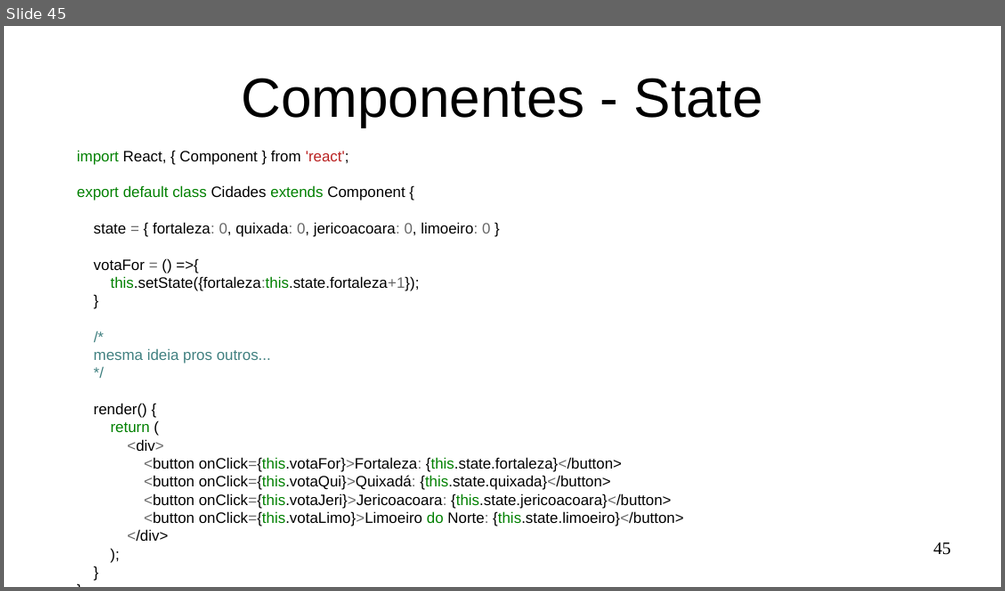
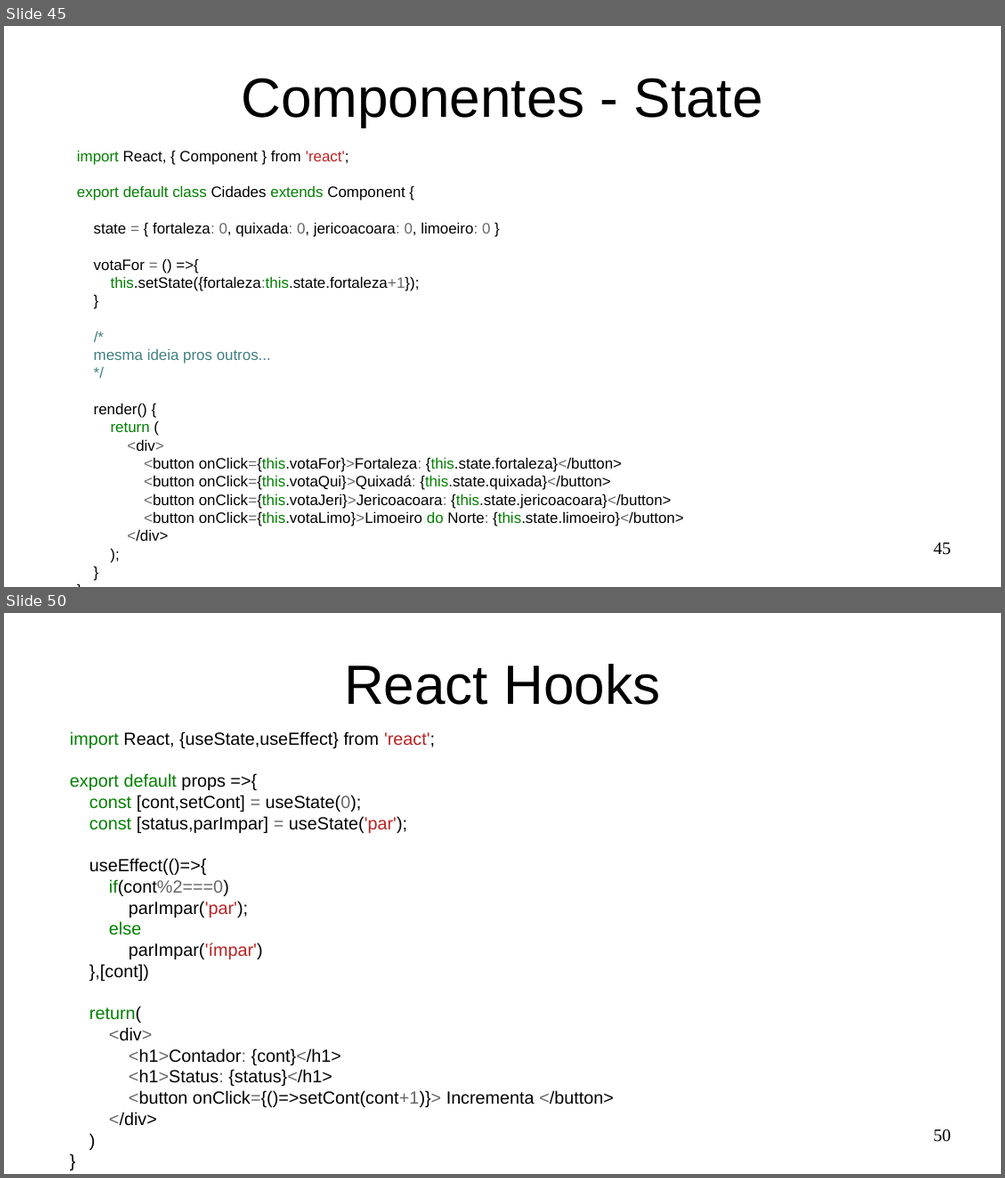
Before and after one commit to Marques-Dev/WEB_2020-1, a slide deck: SLIDES/aula01.odp. Shown one above the other, each under a label of ours: slide 45 before the commit, slides 45 and 50 after it; the slides between them are not shown. The pictures are 1005x591 and 1005x1178 pixels, drawn with LibreOffice and Linux fonts; fonts in the diff are those of the drawing. Boxes give left, top, right and bottom in pixels: in the first picture for what was removed or moved away, otherwise in the second. Text is boxed around its words. In the diff, an @@ line names an element or a change of style, - is before the commit and + after.

Commit message:
React hooks

```diff
--- a/SLIDES/aula01.odp
+++ b/SLIDES/aula01.odp
@@ slide 50 added at (4,613,1001,1174), background #FFFFFF @@
@@ title added at (344,664,660,705), 44 pt, text #000000 @@
+React Hooks
@@ text added at (70,731,614,1126), 14 pt, text #000000 @@
+import React, {useState,useEffect} from 'react';
+export default props =>{
+const [cont,setCont] = useState(0);
+const [status,parImpar] = useState('par');
+useEffect(()=>{
+if(cont%2===0)
+parImpar('par');
+else
+parImpar('ímpar')
+},[cont])
+return(
+<div>
+<h1>Contador: {cont}</h1>
+<h1>Status: {status}</h1>
+<button onClick={()=>setCont(cont+1)}> Incrementa </button>
+</div>
+)
+}
@@ page number added at (933,1129,951,1142), 14 pt, text #000000 @@
+50
```
Also in this commit, not shown: 5 other slides added, 1 slide removed, 2 other files.
